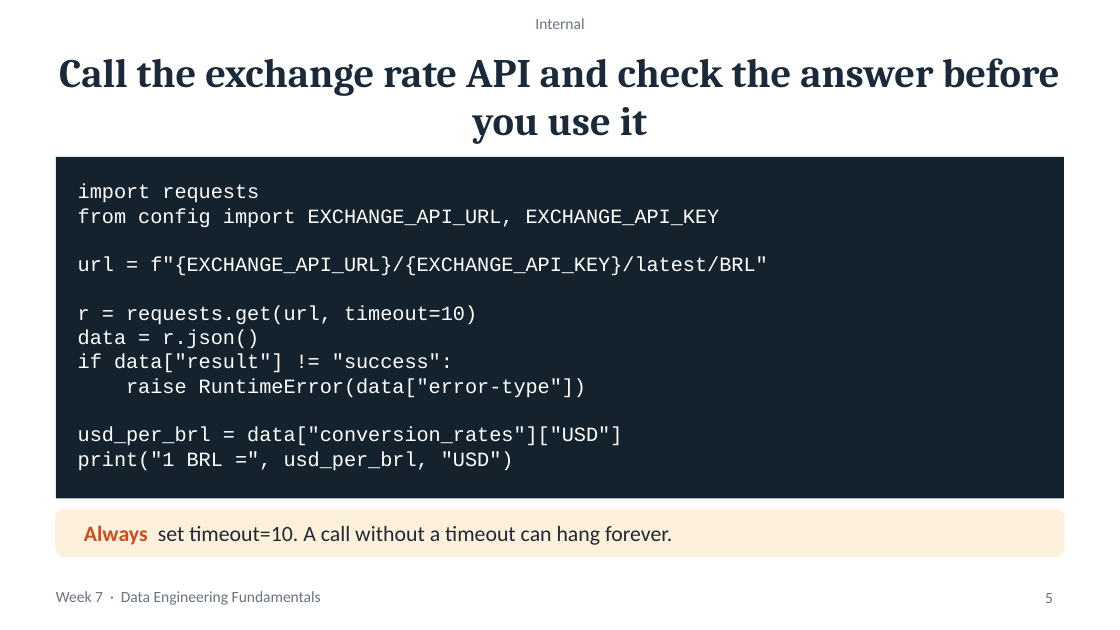
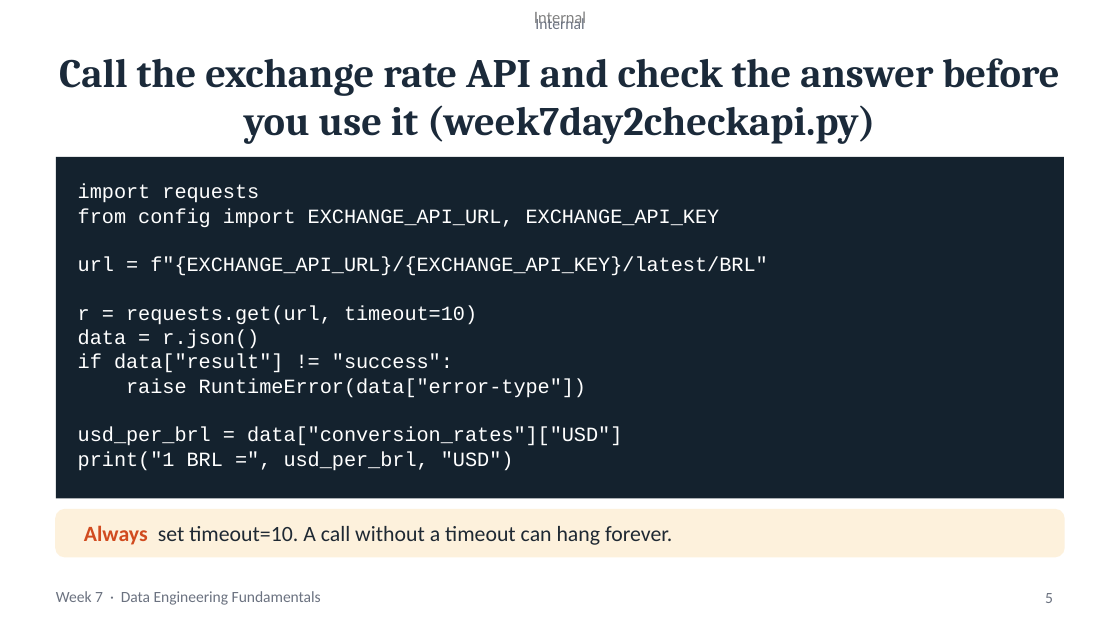
Before and after one commit to joejoe192/olist-de-capstone, a slide deck: slide 5 of week7_day_2_working_with_apis_2hr.pptx. Drawn at 1120x630 pixels with LibreOffice and Linux fonts; fonts in the diff are those of the drawing. Boxes give left, top, right and bottom in pixels: in the first picture for what was removed or moved away, otherwise in the second. Text is boxed around its words. In the diff, an @@ line names an element or a change of style, - is before the commit and + after.

```diff
--- a/week7_day_2_working_with_apis_2hr.pptx
+++ b/week7_day_2_working_with_apis_2hr.pptx
@@ text added at [534,11,586,27], 10 pt, text #000000 at 50% opacity @@
+Internal
@@ title at [59,58,1059,144]: text changed @@
-Call the exchange rate API and check the answer before you use it
+Call the exchange rate API and check the answer before you use it (week7day2checkapi.py)
```
Also in this commit, not shown: 23 other slides changed.
